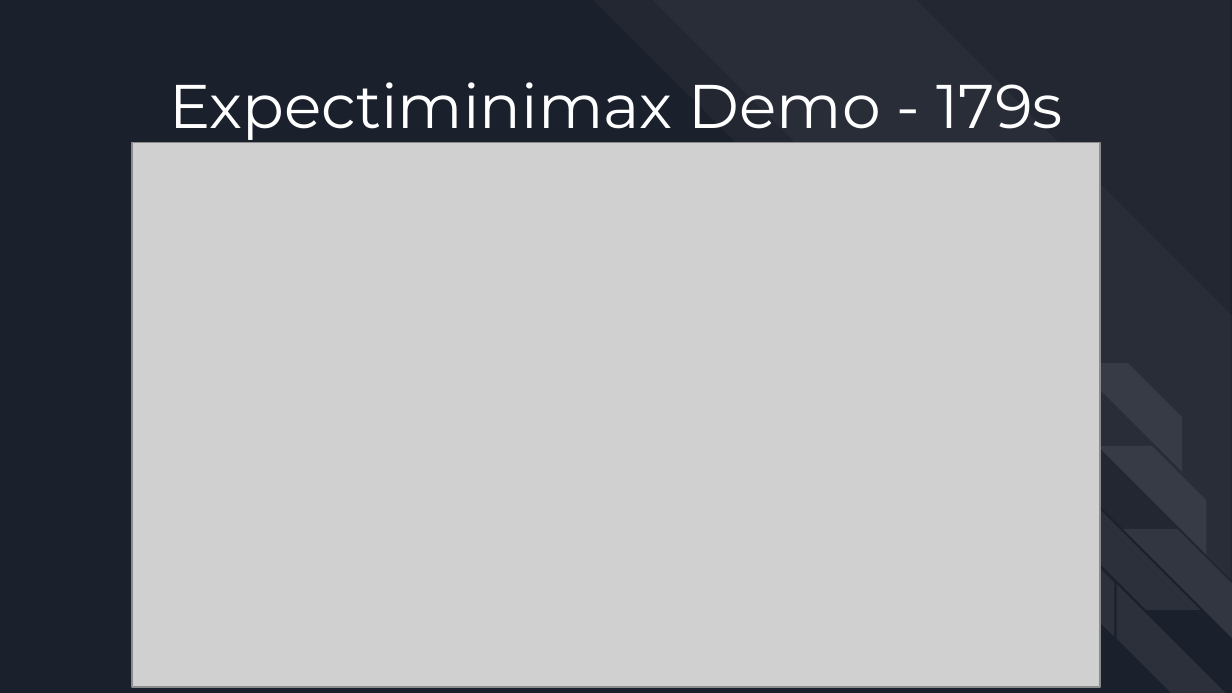
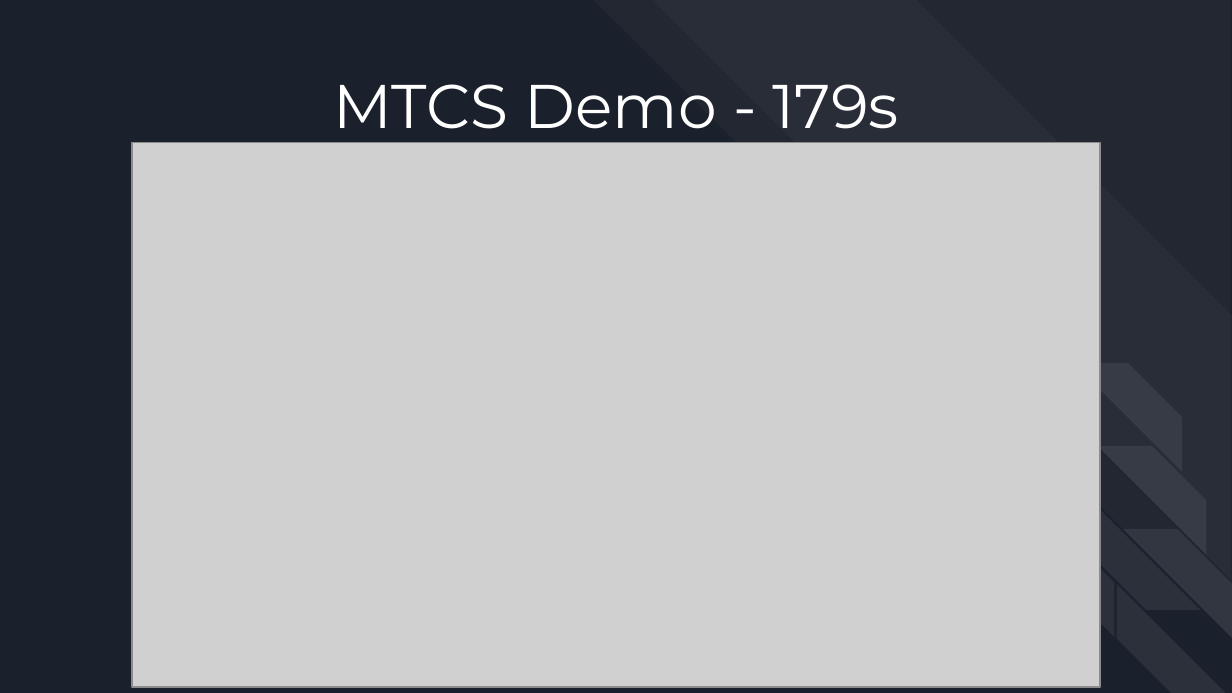
Before and after one commit to PstormQT/CSCI-331-6-Group-7, a slide deck: slide 14 of resources/CSCI-331 Group 7 Final Presentation.pptx. Drawn at 1232x693 pixels with LibreOffice and Linux fonts; fonts in the diff are those of the drawing; grey boxes stand for pictures. Boxes give left, top, right and bottom in pixels: in the first picture for what was removed or moved away, otherwise in the second. Text is boxed around its words. In the diff, an @@ line names an element or a change of style, - is before the commit and + after.

```diff
--- a/resources/CSCI-331 Group 7 Final Presentation.pptx
+++ b/resources/CSCI-331 Group 7 Final Presentation.pptx
@@ title at (x1=333, y1=84, x2=899, y2=143): text changed @@
-Expectiminimax Demo - 179s
+MTCS Demo - 179s
```
Also in this commit, not shown: 2 other slides changed.
